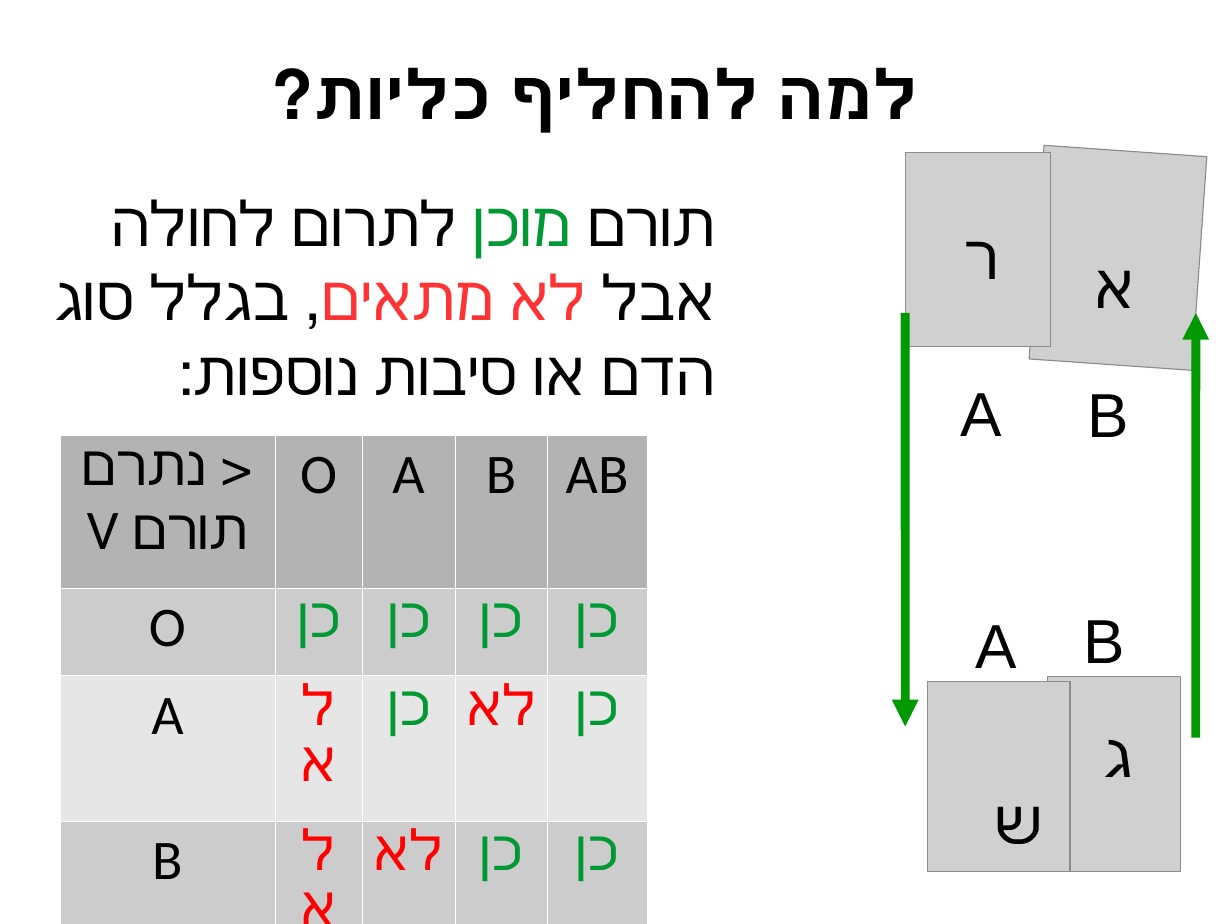
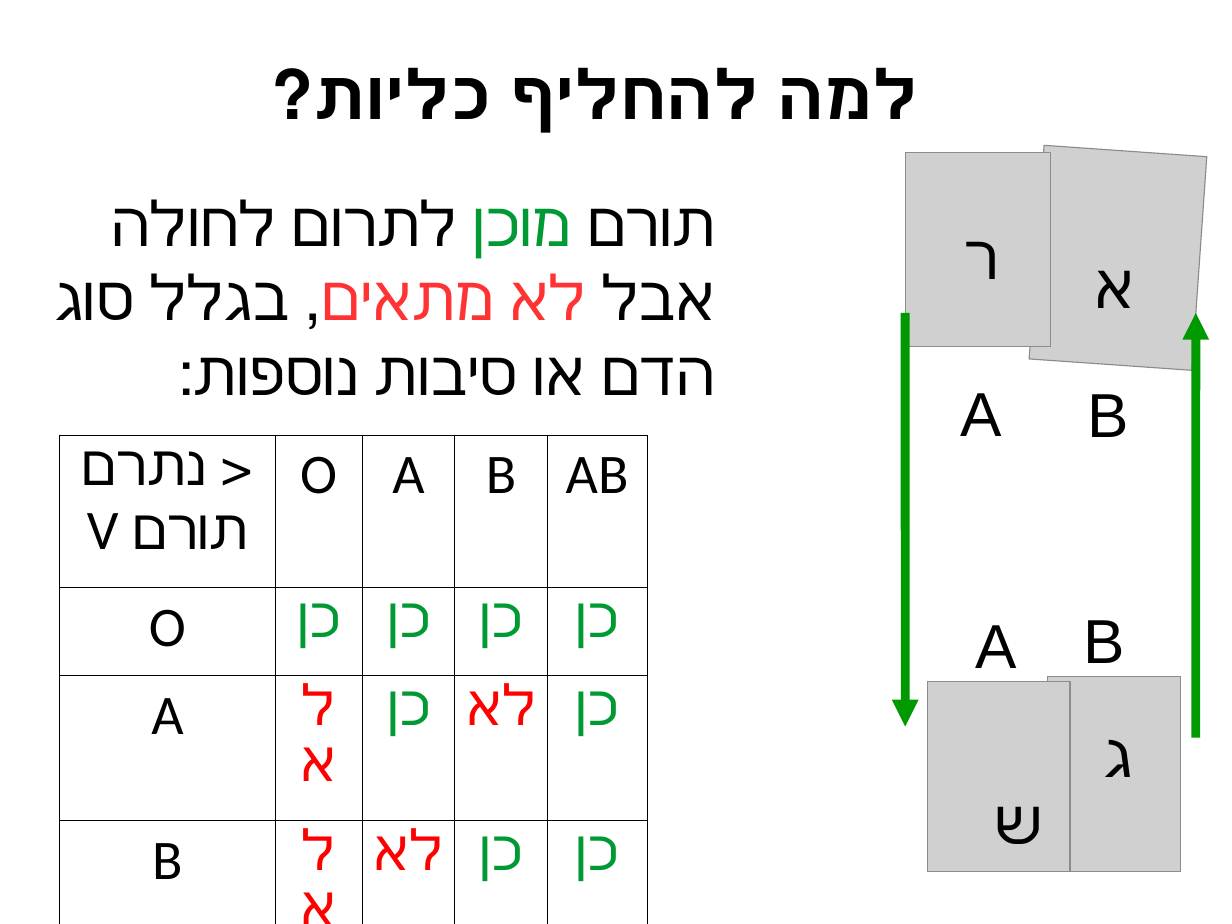
Before and after one commit to erelsgl-at-ariel/algorithms-5781, a slide deck: slide 5 of 12-kidney-exchange/slides-kidneys.odp. Drawn at 1232x924 pixels with LibreOffice and Linux fonts; fonts in the diff are those of the drawing; grey boxes stand for pictures. Boxes give left, top, right and bottom in pixels: in the first picture for what was removed or moved away, otherwise in the second. Text is boxed around its words. In the diff, an @@ line names an element or a change of style, - is before the commit and + after.

```diff
--- a/12-kidney-exchange/slides-kidneys.odp
+++ b/12-kidney-exchange/slides-kidneys.odp
@@ table at box(59, 435, 647, 886) @@
@@ fill #B3B3B3 to none in row 1 @@
@@ fill #CCCCCC to none in 10 cells @@
@@ fill #E6E6E6 to none in 10 cells @@
@@ borders changed @@
```
Also in this commit, not shown: 12 slides removed, 6 other files.
